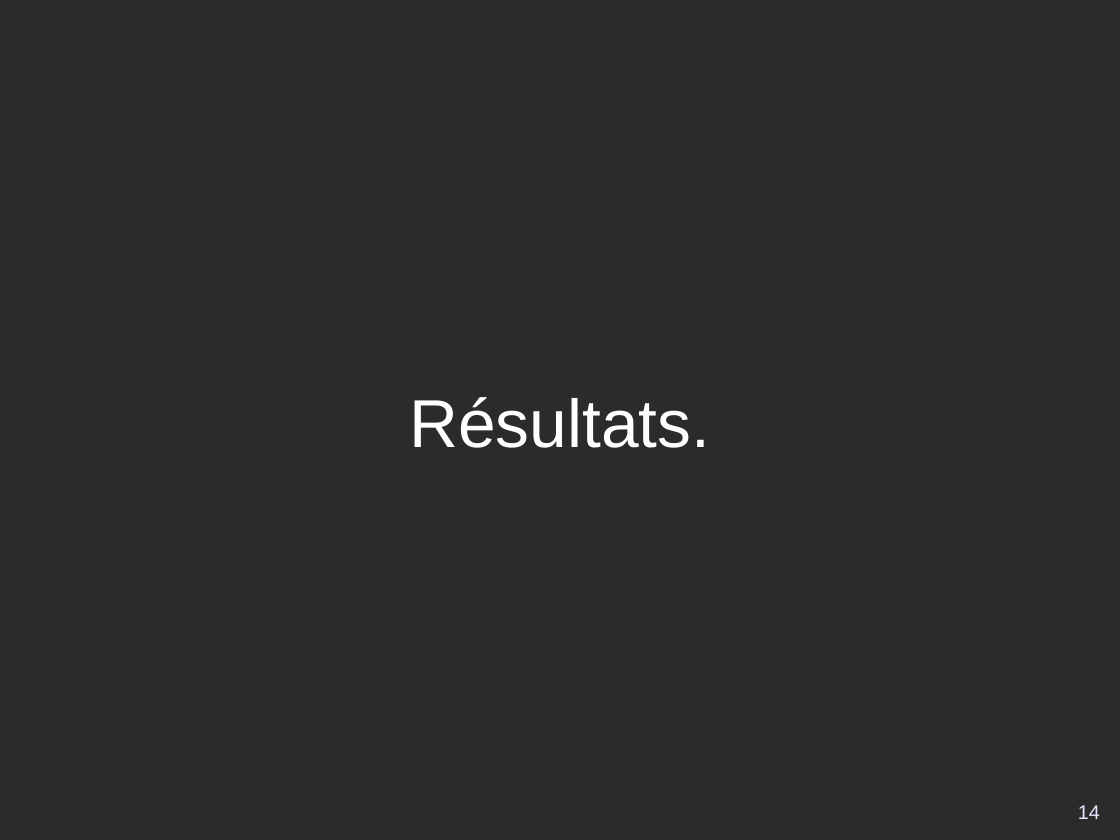
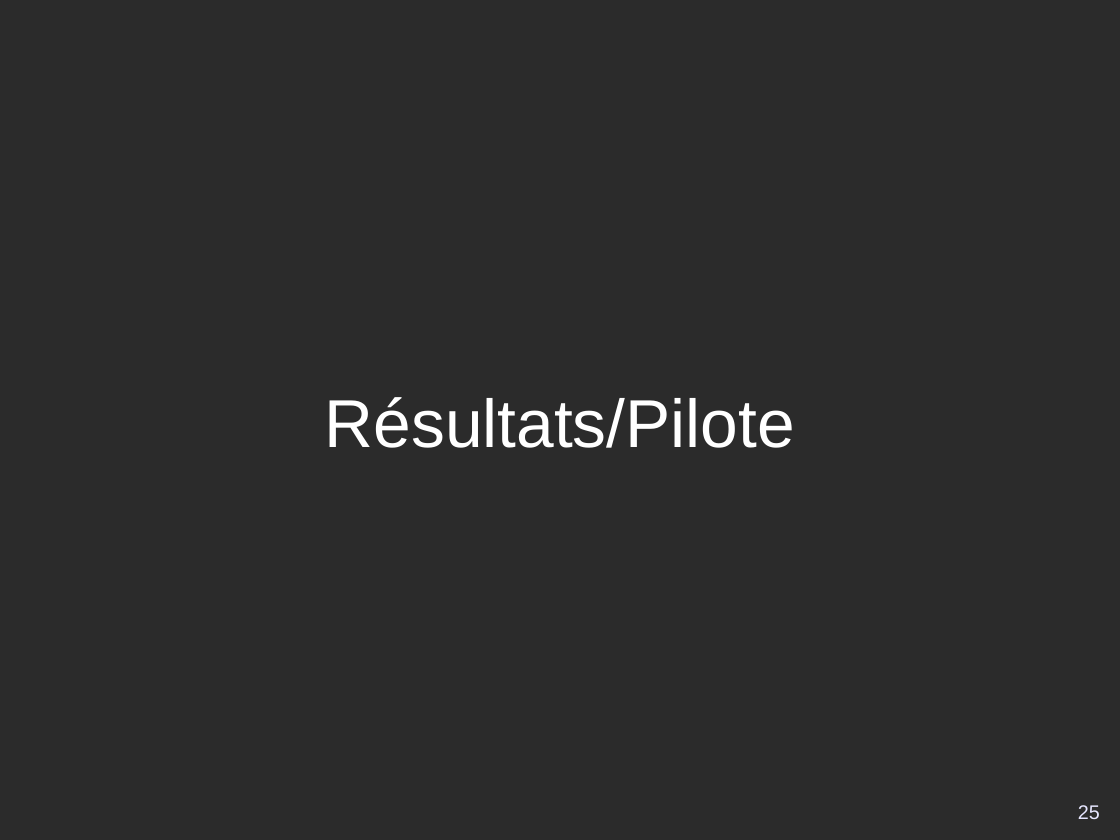
Before and after one commit to DSI-Ville-Noumea/sirh-kiosque-j2ee-old, a slide deck: slide 25 of src/site/resources/Kiosque_RH_J2EE_11021.odp (slide 14 before the commit). Drawn at 1120x840 pixels with LibreOffice and Linux fonts; fonts in the diff are those of the drawing; background and template pictures are left out; a plain dark background stands for a picture behind light text. Boxes give left, top, right and bottom in pixels: in the first picture for what was removed or moved away, otherwise in the second. Text is boxed around its words. In the diff, an @@ line names an element or a change of style, - is before the commit and + after.

```diff
--- a/src/site/resources/Kiosque_RH_J2EE_11021.odp
+++ b/src/site/resources/Kiosque_RH_J2EE_11021.odp
@@ title at (325, 397, 795, 448): text changed @@
-Résultats.
+Résultats/Pilote
@@ page number at (1078, 805, 1100, 819): text changed @@
-14
+25
```
Also in this commit, not shown: 9 other slides changed, 14 slides added.
